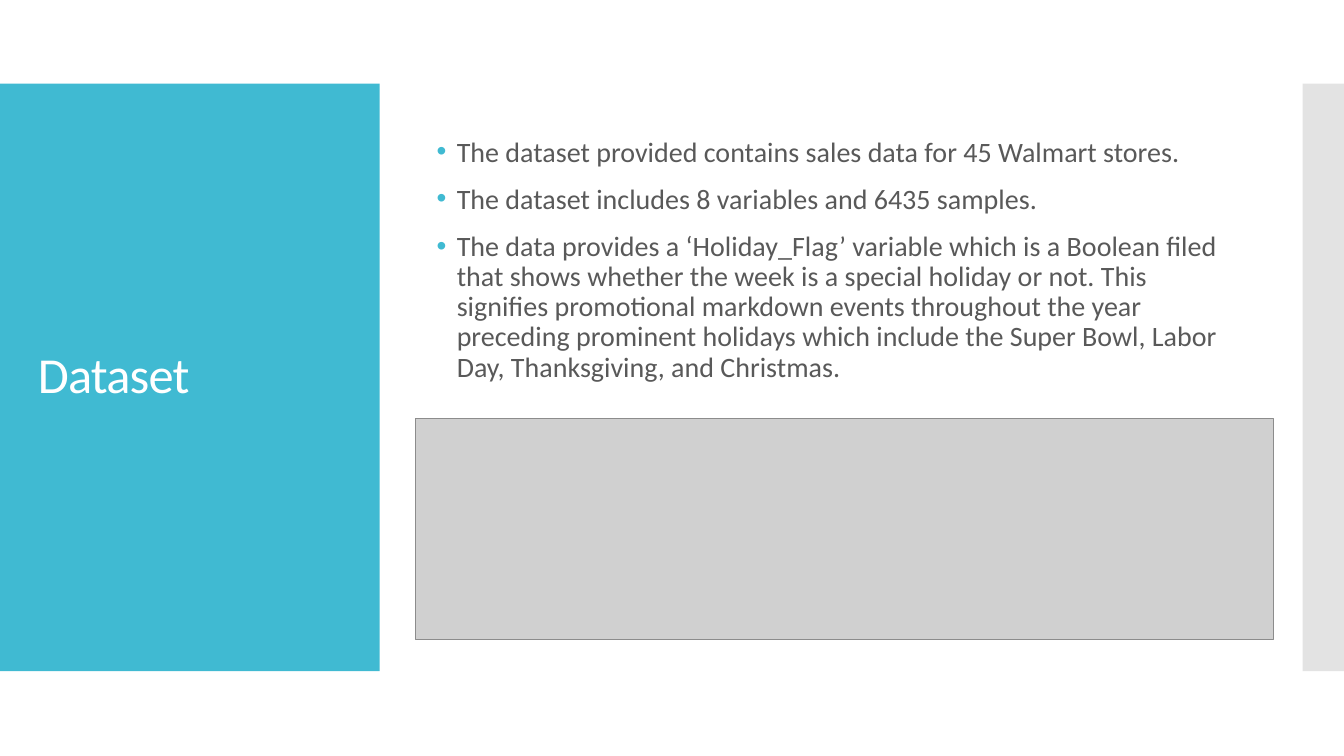
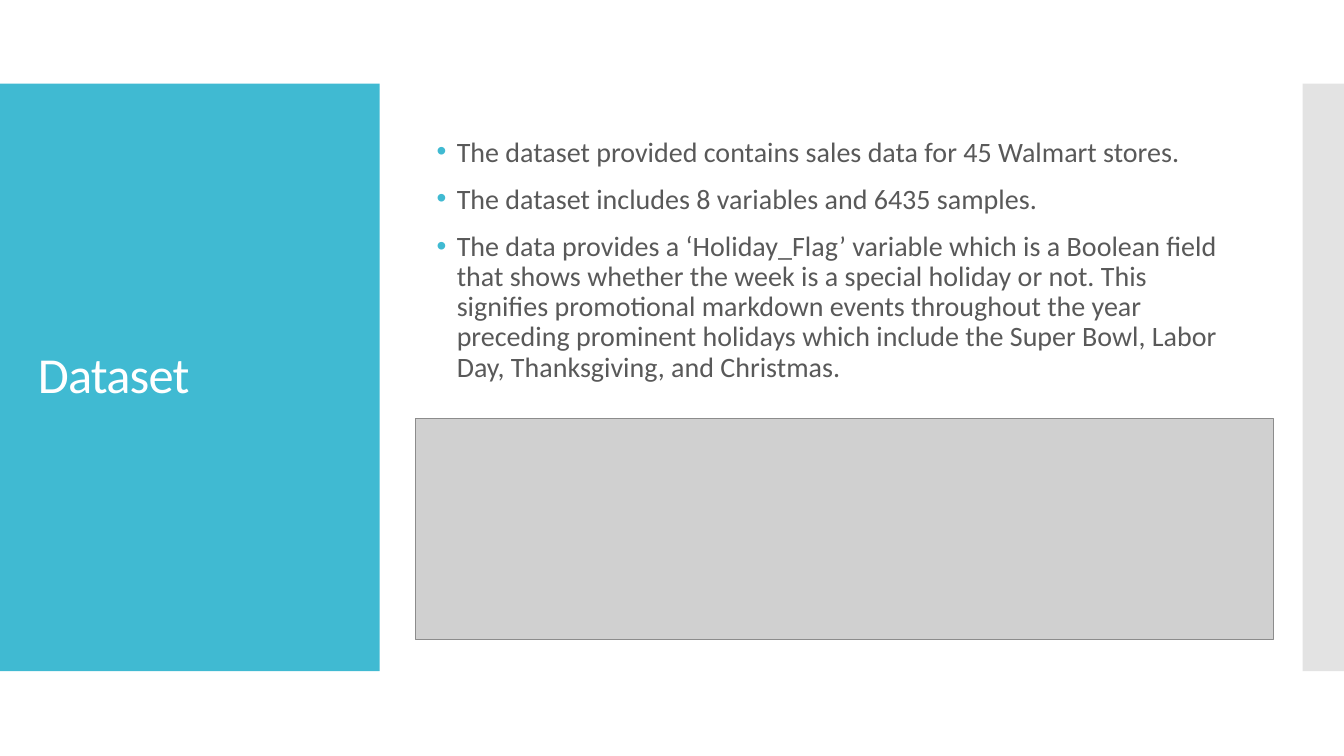
Before and after one commit to mleggett25/Walmart-Sales-Analysis, a slide deck: slide 3 of Walmart Sales Analysis.pptx. Drawn at 1344x756 pixels with LibreOffice and Linux fonts; fonts in the diff are those of the drawing; grey boxes stand for pictures. Boxes give left, top, right and bottom in pixels: in the first picture for what was removed or moved away, otherwise in the second. Text is boxed around its words. In the diff, an @@ line names an element or a change of style, - is before the commit and + after.

```diff
--- a/Walmart Sales Analysis.pptx
+++ b/Walmart Sales Analysis.pptx
@@ text at (457, 236, 1216, 382): text changed @@
-• The data provides a ‘Holiday_Flag’ variable which is a Boolean filed that shows whether the week is a special holiday or not. This signifies promotional markdown events throughout the year preceding prominent holidays which include the Super Bowl, Labor Day, Thanksgiving, and Christmas.
+• The data provides a ‘Holiday_Flag’ variable which is a Boolean field that shows whether the week is a special holiday or not. This signifies promotional markdown events throughout the year preceding prominent holidays which include the Super Bowl, Labor Day, Thanksgiving, and Christmas.
```
Also in this commit, not shown: 15 other slides changed, 1 slide added, 6 other files.
